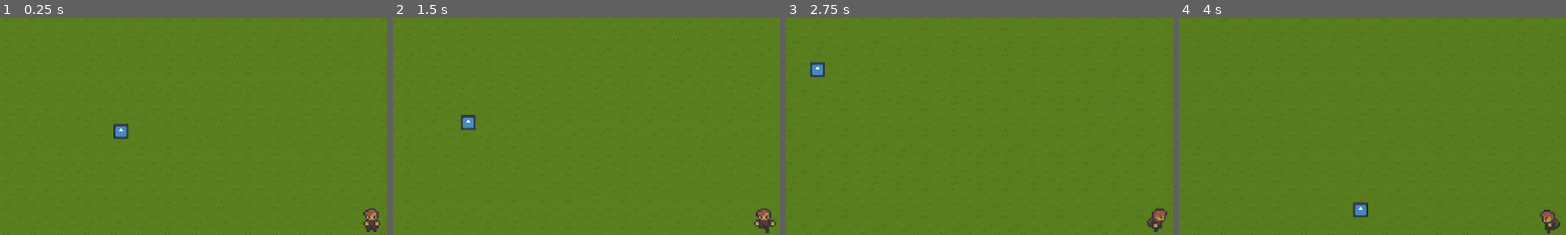
Above: before the commit, frames 1-4 (left to right).
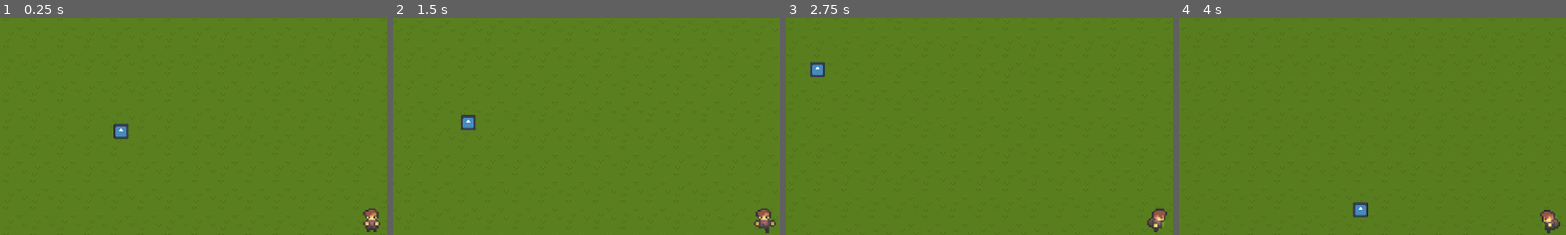
Above: after the commit, the same moments.

Repository: AlexFlasch/survivor-farm
Game: Godot game, scene res://scenes/levels/World.tscn
Two runs of this game, one before a commit and one after it. Both use one fixed random seed, a clock stepped at 60 frames per second and the inputs below. The engine's default icon, where the game draws it, is replaced by a stand-in: a white triangle on a blue panel in a dark square.
Inputs:
- Up to frame 1 (0.25 s): no input
- Up to frame 2 (1.5 s): hold D (move_right) 0.53-1.28 s; hold S (move_down) from 1.28 s (still down)
- Up to frame 3 (2.75 s): release S (move_down) at 2.03 s; hold D (move_right) from 2.03 s (still down)
- Up to frame 4 (4 s): release D (move_right) at 2.78 s; hold W (move_up) 2.78-3.53 s; hold A (move_left) from 3.53 s (still down)
The pictures show only the part of the screen within x 2-52%, y 3-53%; the shares and areas given below are measured in that part.

The runs differ from the first frame. In frame 1, 0.1% of the frame differs, in the area x 94-98%, y 90-97%; in frame 2, 0.1%; in frame 3, 0.1%, in the area x 94-98%, y 91-97%; in frame 4, 0.1%.

Commit message:
feat: add gradient lighting effect to player

Diff:
--- a/scenes/entities/Player/Player.tscn
+++ b/scenes/entities/Player/Player.tscn
@@ -563,6 +563,16 @@
 "name": &"walk_up",
 "speed": 5.0
 }]
+
+[sub_resource type="Gradient" id="Gradient_ow51e"]
+offsets = PackedFloat32Array(0, 0.155844)
+colors = PackedColorArray(0.471375, 0.471375, 0.471375, 1, 0, 0, 0, 1)
+
+[sub_resource type="GradientTexture2D" id="GradientTexture2D_tqasf"]
+gradient = SubResource("Gradient_ow51e")
+fill = 1
+fill_from = Vector2(0.5, 0.5)
+metadata/_snap_enabled = true
 
 [node name="Player" type="CharacterBody2D"]
 collision_mask = 16
@@ -576,7 +586,12 @@
 
 [node name="AnimatedSprite2D" type="AnimatedSprite2D" parent="."]
 sprite_frames = SubResource("SpriteFrames_qiynf")
-animation = &"die"
+animation = &"idle_down"
 
 [node name="Camera2D" type="Camera2D" parent="."]
 zoom = Vector2(2.5, 2.5)
+
+[node name="PointLight2D" type="PointLight2D" parent="."]
+energy = 2.0
+texture = SubResource("GradientTexture2D_tqasf")
+texture_scale = 0.7
Not shown: 1 places in scenes/entities/Player/Player.tscn that only renumber resources
